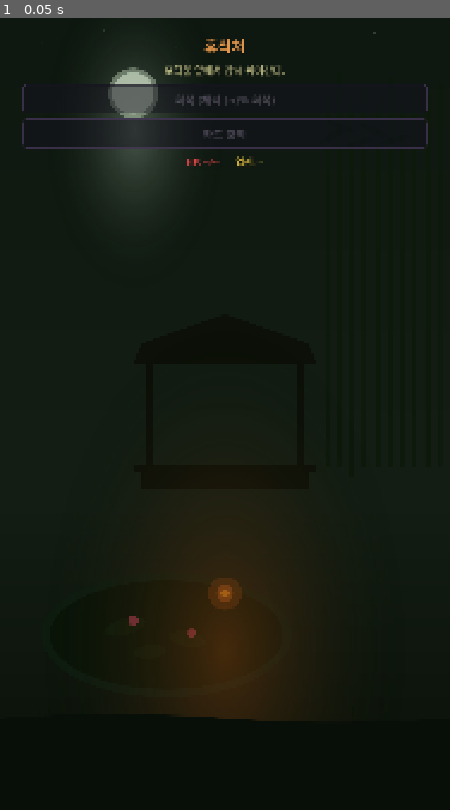
Above: before the commit, frame 1.
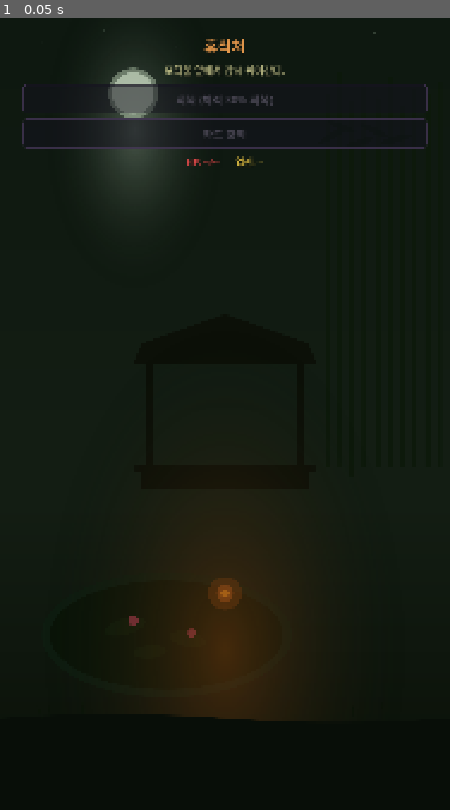
Above: after the commit, the same moment.

Repository: dongmin1213/Sijojeon
Game: Godot game, scene res://scenes/rest/rest.tscn
The game is run twice, just before and just after one commit, with the same random seed, the same clock (stepped at 60 frames per second) and the same inputs. This scene is started directly instead of the project's main scene.
Inputs:
- Up to frame 1 (0.05 s): no input

The runs differ from the first frame. In frame 1, less than 0.1% of the frame differs, in the area x 38-62%, y 9-12%.

Commit message:
fix: VFX 랜덤 위치 + 휴식처 텍스트/UI 버그 수정 (ZER-278~282)
- VFX 오브젝트 풀 초기화 누락 수정 — 재사용 시 이전 앵커/오프셋 잔존으로 이펙트가 랜덤 위치에 표시되던 버그
- 파티클 중심점 계산을 parent.size 대신 뷰포트 크기 기반으로 변경
- 휴식처 {n}% 텍스트 치환 누락 수정
- 카드 강화 목록 텍스트 포맷 개선 (현재/강화 효과 줄 분리)
- run_map.gd Array→Array[int] 타입 에러 수정

Co-Authored-By: Paperclip <noreply@paperclip.ing>

Diff:
--- a/scenes/map/run_map.gd
+++ b/scenes/map/run_map.gd
@@ -290,7 +290,7 @@
 
 	# 갈림길 잠금 해제: 선택 가능한 노드가 3개 이상이면 일부를 잠금
 	_locked_node_costs.clear()
-	_unlocked_nodes = GameManager.run_data.narrative_state.get("unlocked_fork_nodes", [])
+	_unlocked_nodes.assign(GameManager.run_data.narrative_state.get("unlocked_fork_nodes", []))
 	if _available_node_ids.size() >= 3:
 		_calculate_locked_forks(run_map)
 
--- a/scenes/rest/rest.gd
+++ b/scenes/rest/rest.gd
@@ -33,6 +33,8 @@
 
 	_update_status_bar()
 	_update_action_states()
+	# 휴식 버튼 텍스트에 회복 비율 치환
+	rest_button.text = tr("REST_HEAL").replace("{n}", str(int(HEAL_PERCENT * 100)))
 
 
 ## 액션 버튼 활성화 상태를 갱신한다.
@@ -117,14 +119,15 @@
 			eff_up = card.effect_upgraded_en
 		elif card.effect_upgraded != "":
 			eff_up = card.effect_upgraded
-		# 여러 줄로 표시하여 화면 넘침 방지
-		btn.text = "%s\n%s → %s" % [
+		# 카드명 + 현재/강화 효과를 별도 줄로 표시하여 화면 넘침 방지
+		var up_text := eff_up if eff_up != "" else tr("REST_NO_UPGRADE")
+		btn.text = "%s\n%s\n→ %s" % [
 			card.get_display_name(),
 			eff,
-			eff_up if eff_up != "" else tr("REST_NO_UPGRADE")
+			up_text
 		]
-		btn.add_theme_font_size_override("font_size", 22)
-		btn.custom_minimum_size.y = 80
+		btn.add_theme_font_size_override("font_size", 20)
+		btn.custom_minimum_size.y = 100
 		btn.pressed.connect(_on_upgrade_card.bind(entry))
 		card_list_container.add_child(btn)
 
--- a/scripts/ui/vfx_manager.gd
+++ b/scripts/ui/vfx_manager.gd
@@ -51,6 +51,21 @@
 		label.modulate = Color.WHITE
 		label.scale = Vector2.ONE
 		label.visible = true
+		# 이전 사용의 레이아웃 상태 초기화 — 랜덤 위치 방지
+		label.position = Vector2.ZERO
+		label.size = Vector2.ZERO
+		label.offset_left = 0
+		label.offset_top = 0
+		label.offset_right = 0
+		label.offset_bottom = 0
+		label.anchor_left = 0
+		label.anchor_top = 0
+		label.anchor_right = 0
+		label.anchor_bottom = 0
+		label.grow_horizontal = Control.GROW_DIRECTION_END
+		label.grow_vertical = Control.GROW_DIRECTION_END
+		label.pivot_offset = Vector2.ZERO
+		label.rotation = 0
 		return label
 	return Label.new()
 
@@ -75,6 +90,22 @@
 		rect.modulate = Color.WHITE
 		rect.scale = Vector2.ONE
 		rect.visible = true
+		# 이전 사용의 레이아웃 상태 초기화 — 랜덤 위치 방지
+		rect.position = Vector2.ZERO
+		rect.size = Vector2.ZERO
+		rect.offset_left = 0
+		rect.offset_top = 0
+		rect.offset_right = 0
+		rect.offset_bottom = 0
+		rect.anchor_left = 0
+		rect.anchor_top = 0
+		rect.anchor_right = 0
+		rect.anchor_bottom = 0
+		rect.grow_horizontal = Control.GROW_DIRECTION_END
+		rect.grow_vertical = Control.GROW_DIRECTION_END
+		rect.pivot_offset = Vector2.ZERO
+		rect.rotation = 0
+		rect.custom_minimum_size = Vector2.ZERO
 		return rect
 	return ColorRect.new()
 
@@ -188,11 +219,12 @@
 	label.add_theme_color_override("font_outline_color", Color(0.0, 0.0, 0.0))
 	label.add_theme_constant_override("outline_size", 6)
 	label.z_index = 92
-	parent.add_child(label)
-	# 앵커 + 오프셋으로 중앙 배치 (size가 0이어도 정상 동작)
+	# 앵커 기반 센터링 — add_child 전에 설정하여 레이아웃 안정화
 	label.set_anchors_preset(Control.PRESET_CENTER)
 	label.grow_horizontal = Control.GROW_DIRECTION_BOTH
 	label.grow_vertical = Control.GROW_DIRECTION_BOTH
+	parent.add_child(label)
+	# size가 확정된 후 pivot 설정 (스케일 애니메이션 기준점)
 	label.pivot_offset = label.size / 2.0
 
 	var tween := parent.create_tween()
@@ -238,10 +270,11 @@
 		label.add_theme_color_override("font_outline_color", Color(0.6, 0.3, 0.0))
 		label.add_theme_constant_override("outline_size", 4)
 		label.z_index = 90
-		parent.add_child(label)
+		# 앵커 기반 센터링 — add_child 전에 설정
 		label.set_anchors_preset(Control.PRESET_CENTER)
 		label.grow_horizontal = Control.GROW_DIRECTION_BOTH
 		label.grow_vertical = Control.GROW_DIRECTION_BOTH
+		parent.add_child(label)
 		label.pivot_offset = label.size / 2.0
 		var tween := parent.create_tween()
 		label.scale = Vector2(0.3, 0.3)
@@ -311,7 +344,7 @@
 
 func _spawn_particles(parent: Control, count: int, color: Color) -> void:
 	## 간단한 코드 기반 파티클 — 작은 ColorRect 조각들이 퍼져나감
-	var center := parent.size / 2.0
+	var center := parent.get_viewport().get_visible_rect().size / 2.0
 	for i in count:
 		var particle := _acquire_color_rect()
 		particle.size = Vector2(6, 6)
@@ -347,7 +380,7 @@
 
 func _spawn_ring_particles(parent: Control, count: int, color: Color) -> void:
 	## 2차 외곽 링 파티클 — 더 크고 느리게 퍼지며 회전하는 효과
-	var center := parent.size / 2.0
+	var center := parent.get_viewport().get_visible_rect().size / 2.0
 	for i in count:
 		var particle := _acquire_color_rect()
 		particle.size = Vector2(10, 10)
